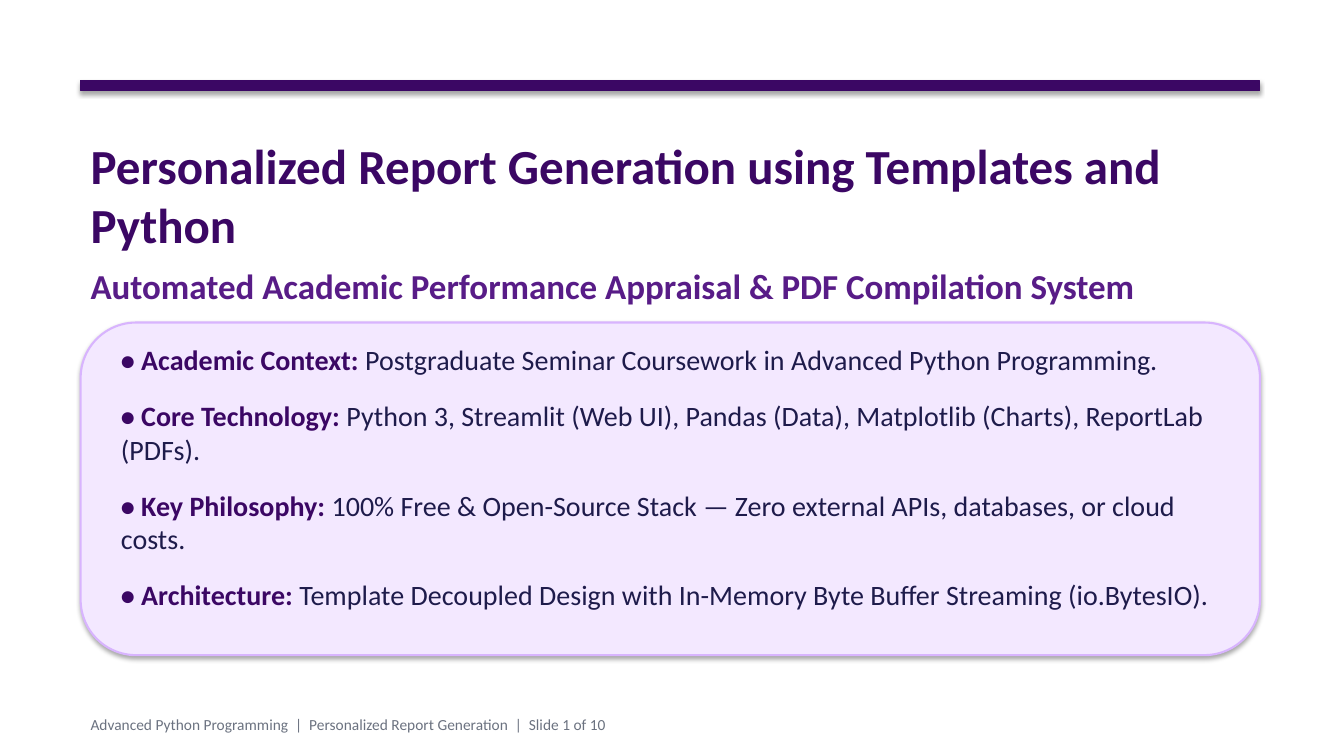
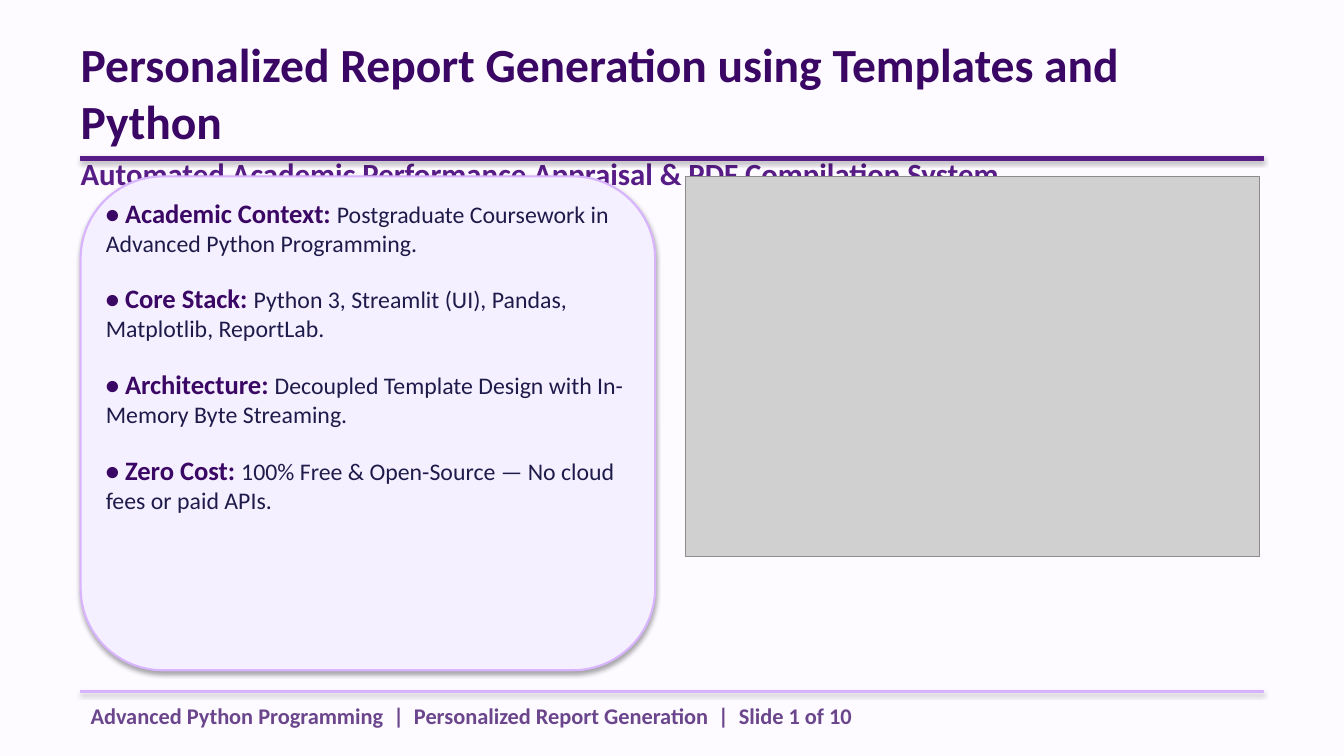
Before and after one commit to Induja2312/Student-Report-Generator, a slide deck: slide 1 of presentation/personalized_report_presentation.pptx. Drawn at 1344x756 pixels with LibreOffice and Linux fonts; fonts in the diff are those of the drawing; grey boxes stand for pictures. Boxes give left, top, right and bottom in pixels: in the first picture for what was removed or moved away, otherwise in the second. Text is boxed around its words. In the diff, an @@ line names an element or a change of style, - is before the commit and + after.

```diff
--- a/presentation/personalized_report_presentation.pptx
+++ b/presentation/personalized_report_presentation.pptx
@@ background #FFFFFF to #FDFBFF @@
@@ text "Personalized Report Generation using Templates ...": place and size @@
-text "Personalized Report Generation using Templates ..." at (91, 149, 1161, 305)
+text "Personalized Report Generation using Templates ..." at (81, 48, 1118, 194)
@@ text "Personalized Report Generation using Templates ..." at (81, 48, 1118, 194): size 35 to 34 pt in "Personalized Report Generation using Templates and Python"; size 25 to 22 pt in "Automated Academic Performance Appraisal & PDF Compilation ..."; less space between paragraphs @@
@@ rounded rectangle: place and size @@
-rounded rectangle at (81, 323, 1260, 655)
+rounded rectangle at (81, 176, 655, 670)
@@ rounded rectangle at (81, 176, 655, 670): fill #F3E8FF to #F5F0FF @@
@@ rectangle: place and size @@
-rectangle at (81, 81, 1260, 91)
+rectangle at (81, 156, 1263, 160)
@@ rectangle at (81, 156, 1263, 160): fill #3B0764 to #581C87; outline #3B0764 0.75 pt to #581C87 0.75 pt @@
@@ picture added at (686, 176, 1260, 557) @@
@@ text at (106, 204, 623, 513): text changed; size 20 to 17 pt @@
-• Academic Context: Postgraduate Seminar Coursework in Advanced Python Programming.
-• Core Technology: Python 3, Streamlit (Web UI), Pandas (Data), Matplotlib (Charts), ReportLab (PDFs).
-• Key Philosophy: 100% Free & Open-Source Stack — Zero external APIs, databases, or cloud costs.
-• Architecture: Template Decoupled Design with In-Memory Byte Buffer Streaming (io.BytesIO).
+• Academic Context: Postgraduate Coursework in Advanced Python Programming.
+• Core Stack: Python 3, Streamlit (UI), Pandas, Matplotlib, ReportLab.
+• Architecture: Decoupled Template Design with In-Memory Byte Streaming.
+• Zero Cost: 100% Free & Open-Source — No cloud fees or paid APIs.
@@ text "Advanced Python Programming | Personalized ...": place and size @@
-text "Advanced Python Programming | Personalized ..." at (91, 719, 606, 733)
+text "Advanced Python Programming | Personalized ..." at (91, 708, 852, 728)
@@ text "Advanced Python Programming | Personalized ..." at (91, 708, 852, 728): size 11 to 16 pt, text colour #6B7280 to #6B468C, bold on @@
@@ rectangle added at (81, 691, 1263, 693), fill #D8B4FE, outline #D8B4FE 0.75 pt @@
```
Also in this commit, not shown: 9 other slides changed, 20 other files.
